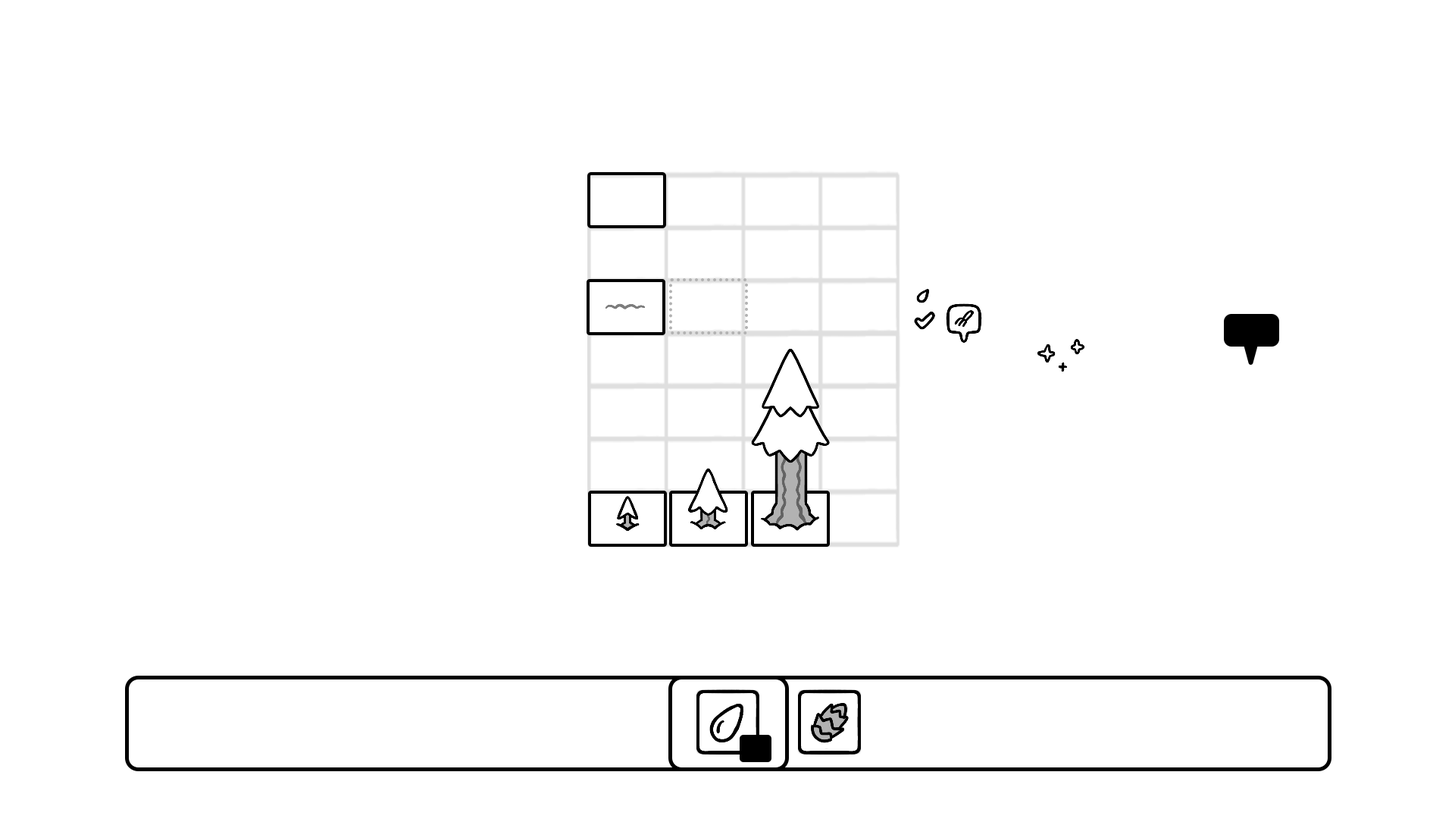
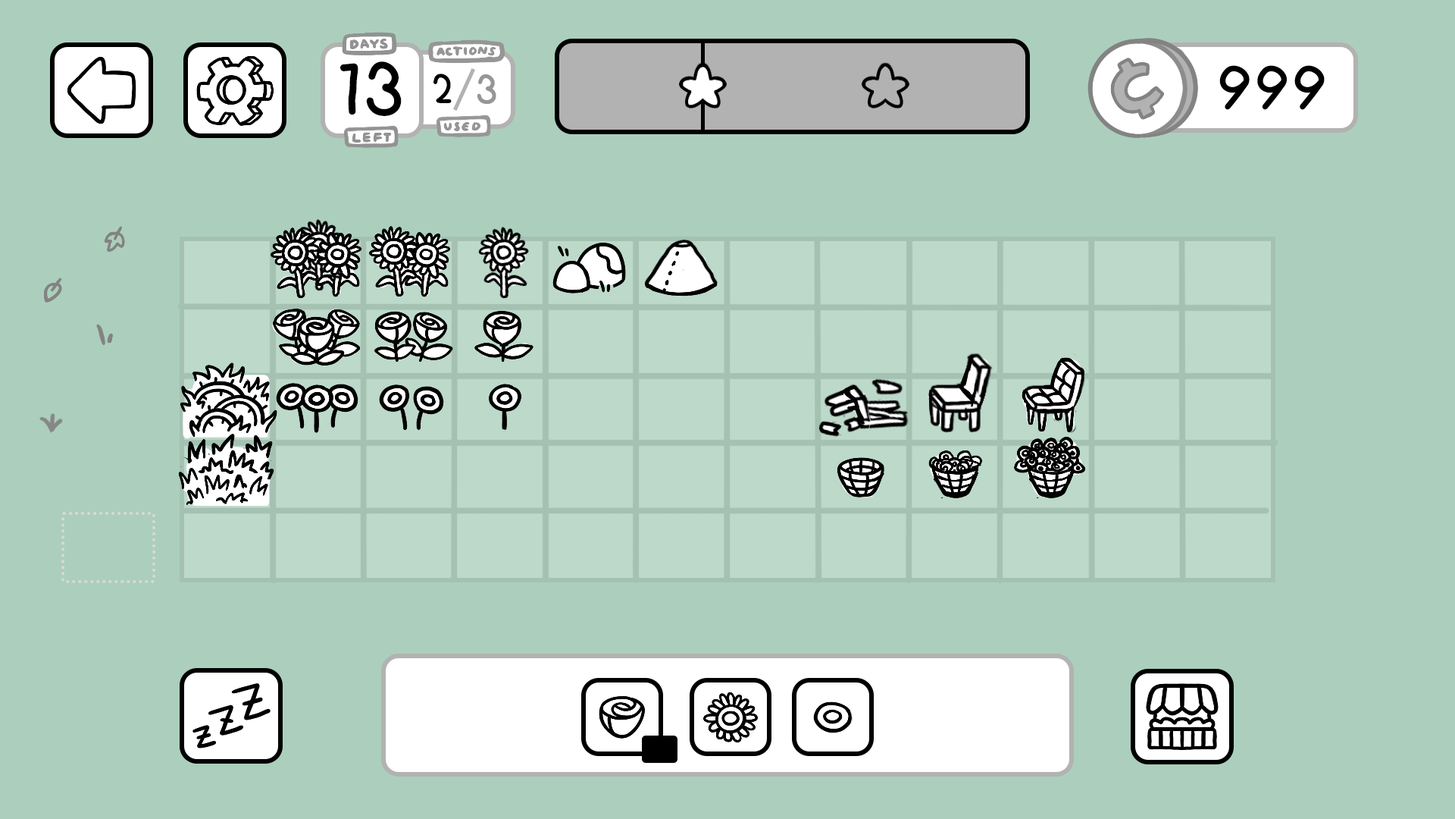
Layered file, before and after one edit (1455 × 819). Changes by layer:
added group "UI" with 31 layers in group "GameScene" over (x1=50, y1=31, x2=1359, y2=149)
added group "ProgressBar" with 7 layers in group "UI" over (x1=554, y1=38, x2=1031, y2=135)
added layer "progressOutline" in group "ProgressBar" over (x1=554, y1=38, x2=1031, y2=135)
added layer "progressFill" in group "ProgressBar" over (x1=556, y1=40, x2=1028, y2=132)
moved "Inventory" above "LevelUpScreen" over (x1=179, y1=653, x2=1234, y2=777)
removed layer "wideInventory" from group "GameScene" over (x1=125, y1=675, x2=1332, y2=771)
added layer "inventoryOutline" in group "Inventory" over (x1=381, y1=653, x2=1075, y2=777)
moved "lines" into group "cardRoses", painted on it over (x1=741, y1=248, x2=962, y2=755)
moved "background" (1st of 2, in "GameScene" › "Shop" › "cardRoses") into group "cardRoses", painted on it over (x1=742, y1=247, x2=962, y2=754)
hid group "Dialog" (2 layers) over (x1=1224, y1=182, x2=1390, y2=365)
added group "Upgradables" with 20 layers in group "GameScene" over (x1=818, y1=352, x2=1088, y2=498)
moved "emptyField" into group "GameScene" over (x1=61, y1=278, x2=749, y2=583)
renamed "basicField" to "empty", painted on it over (x1=61, y1=278, x2=749, y2=583)
removed group "Tree" (20 layers) from group "Plants" over (x1=588, y1=347, x2=830, y2=547)
added group "exampleField" (20%) with 2 layers in group "GameScene" over (x1=176, y1=234, x2=1280, y2=585)
added layer "Ebene 38" in group "exampleField" over (x1=176, y1=234, x2=1280, y2=585)
added layer "Rechteck 4" in group "exampleField" over (x1=179, y1=236, x2=1276, y2=583)
renamed "Sparkles" to "sparkles", hid the group it (8 layers) over (x1=548, y1=307, x2=1085, y2=372)
removed layer "basisGrid" (was 13%) from group "GameScene" over (x1=587, y1=170, x2=901, y2=549)
painted on "Hintergrund" over (x1=0, y1=0, x2=1455, y2=819)
…and 158 more changes (110 added, 8 painted, 37 removed, 4 renamed, 3 stack)
